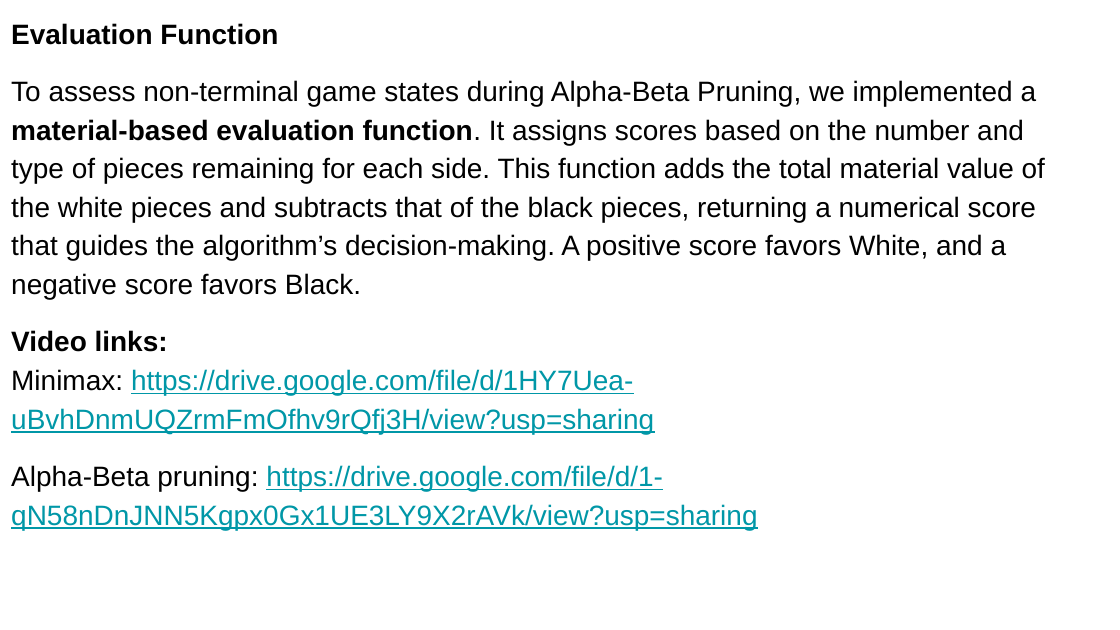
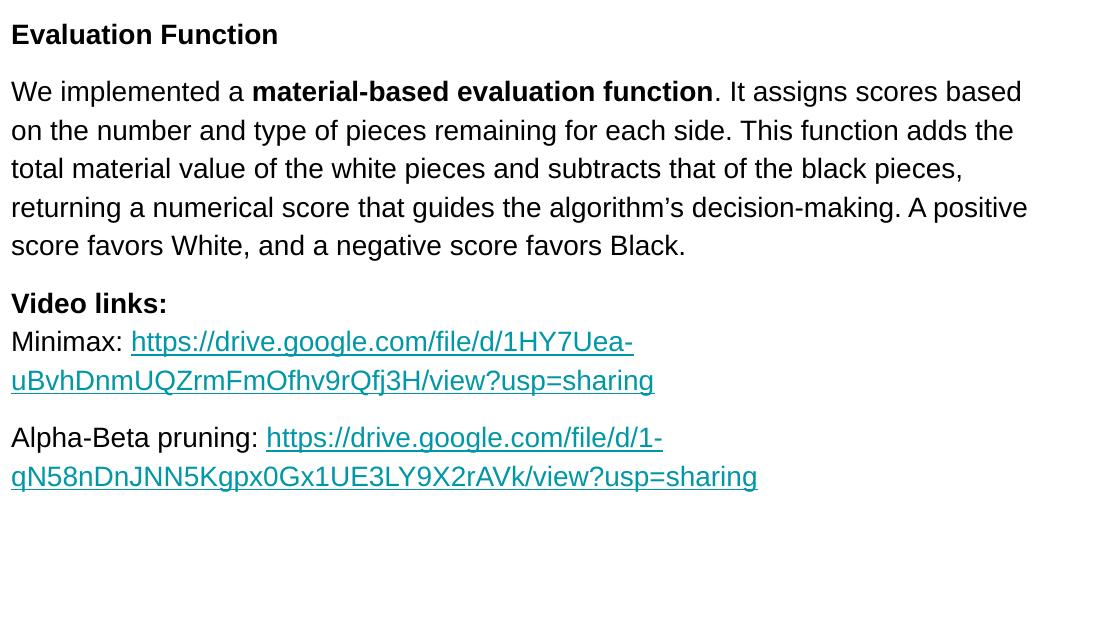
Before and after one commit to greeshma0906/AI_Algo2, a slide deck: slide 2 of AI_Assignment 2.pptx. Drawn at 1120x630 pixels with LibreOffice and Linux fonts; fonts in the diff are those of the drawing. Boxes give left, top, right and bottom in pixels: in the first picture for what was removed or moved away, otherwise in the second. Text is boxed around its words. In the diff, an @@ line names an element or a change of style, - is before the commit and + after.

Commit message:
Changes to slides

```diff
--- a/AI_Assignment 2.pptx
+++ b/AI_Assignment 2.pptx
@@ text at <box>11,80,1028,261</box>: text changed @@
-To assess non-terminal game states during Alpha-Beta Pruning, we implemented a material-based evaluation function. It assigns scores based on the number and type of pieces remaining for each side. This function adds the total material value of the white pieces and subtracts that of the black pieces, returning a numerical score that guides the algorithm’s decision-making. A positive score favors White, and a negative score favors Black.
+We implemented a material-based evaluation function. It assigns scores based on the number and type of pieces remaining for each side. This function adds the total material value of the white pieces and subtracts that of the black pieces, returning a numerical score that guides the algorithm’s decision-making. A positive score favors White, and a negative score favors Black.
```
Also in this commit, not shown: 1 other slide changed.
